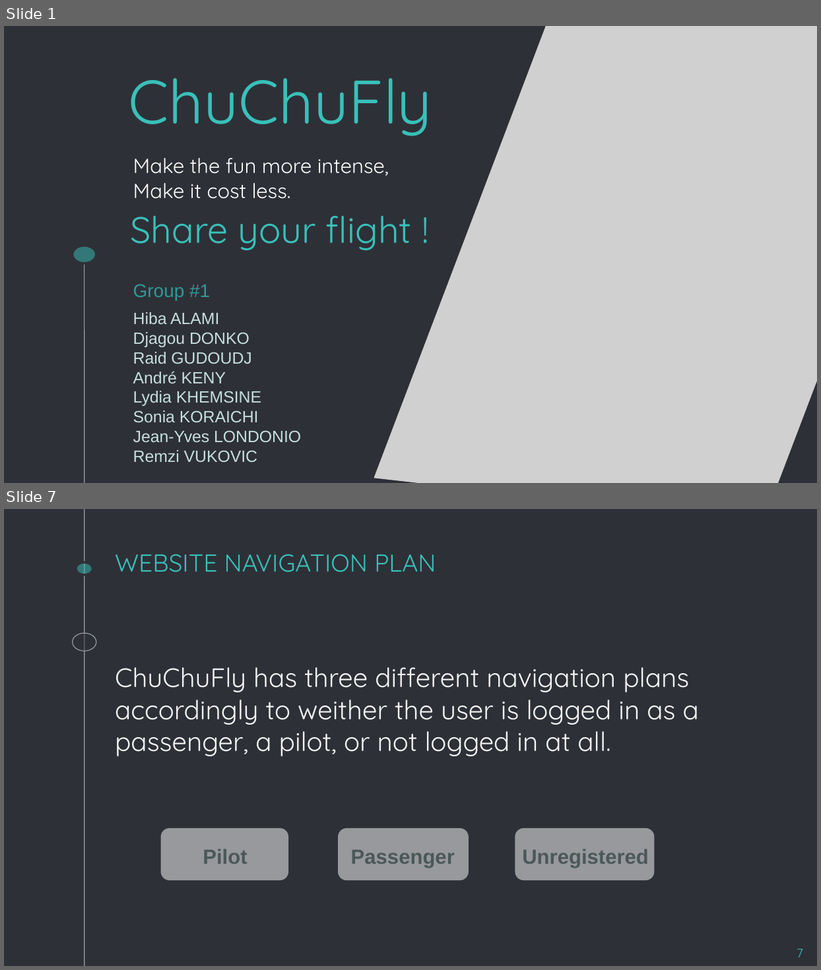
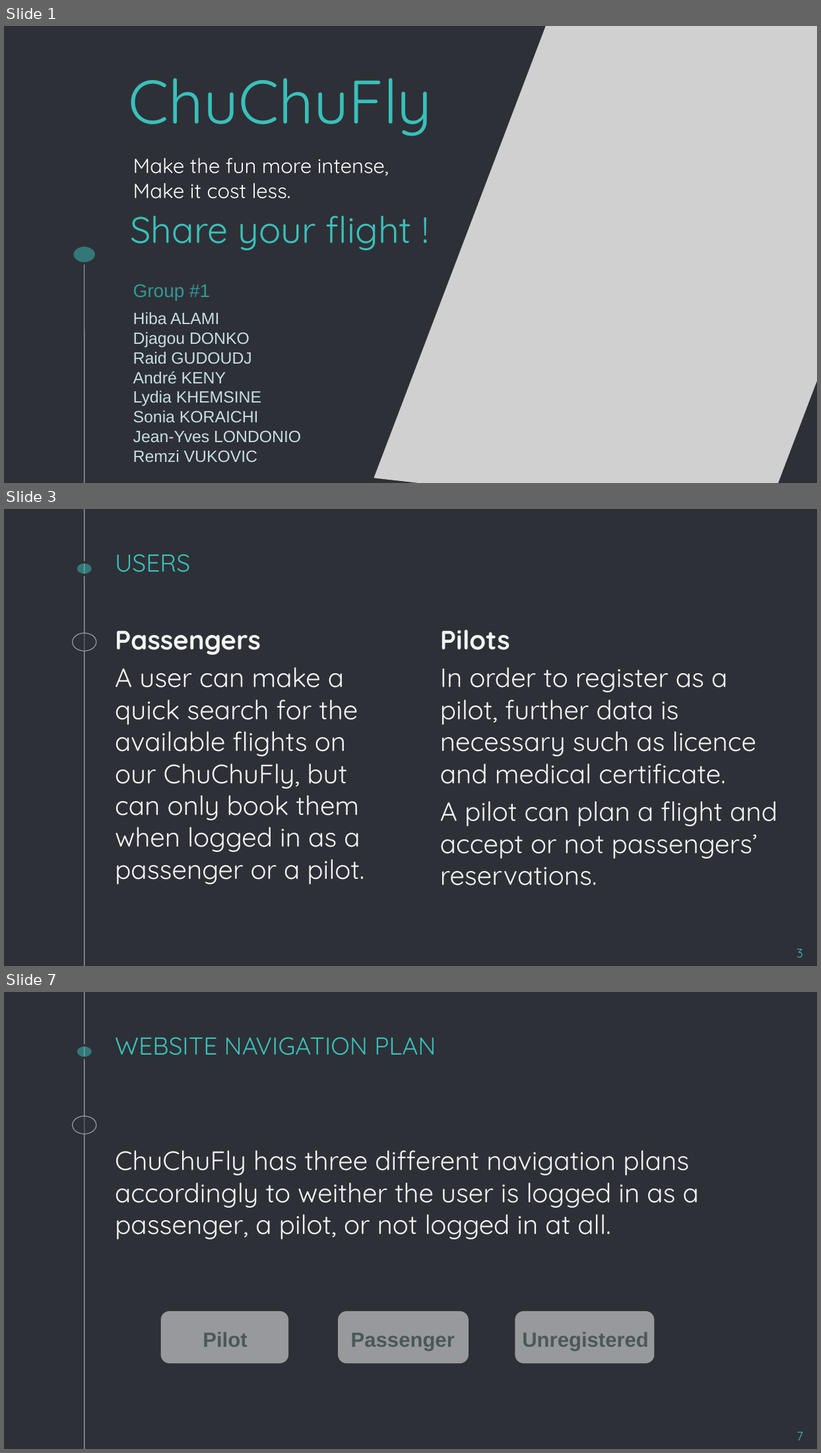
Before and after one commit to andressito/ProjetGLA2019, a slide deck: Projet/Rapport/TD5_GL_G1.odp. Shown one above the other, each under a label of ours: slides 1 and 7 before the commit, slides 1, 3 and 7 after it; the slides between them are not shown. The pictures are 821x970 and 821x1453 pixels, drawn with LibreOffice and Linux fonts; fonts in the diff are those of the drawing; grey boxes stand for pictures. Boxes give left, top, right and bottom in pixels: in the first picture for what was removed or moved away, otherwise in the second. Text is boxed around its words. In the diff, an @@ line names an element or a change of style, - is before the commit and + after.

```diff
--- a/Projet/Rapport/TD5_GL_G1.odp
+++ b/Projet/Rapport/TD5_GL_G1.odp
@@ slide 3 added at bbox=[4, 509, 817, 966], background #2E3037; not listed: 3 template elements that a slide beside it also shows @@
@@ title added at bbox=[115, 554, 190, 572], 24 pt, text #39C0BA @@
+USERS
@@ text added at bbox=[115, 630, 364, 885], 26 pt, text #F3F3F3 @@
+Passengers
+A user can make a quick search for the available flights on our ChuChuFly, but can only book them when logged in as a passenger or a pilot.
@@ text added at bbox=[440, 630, 778, 886], 26 pt, text #F3F3F3 @@
+Pilots
+In order to register as a pilot, further data is necessary such as licence and medical certificate.
+A pilot can plan a flight and accept or not passengers’ reservations.
@@ page number added at bbox=[797, 949, 803, 958], 12 pt, text #39C0BA @@
+3
```
Also in this commit, not shown: 7 slides changed, 13 slides removed, 1 other file.
